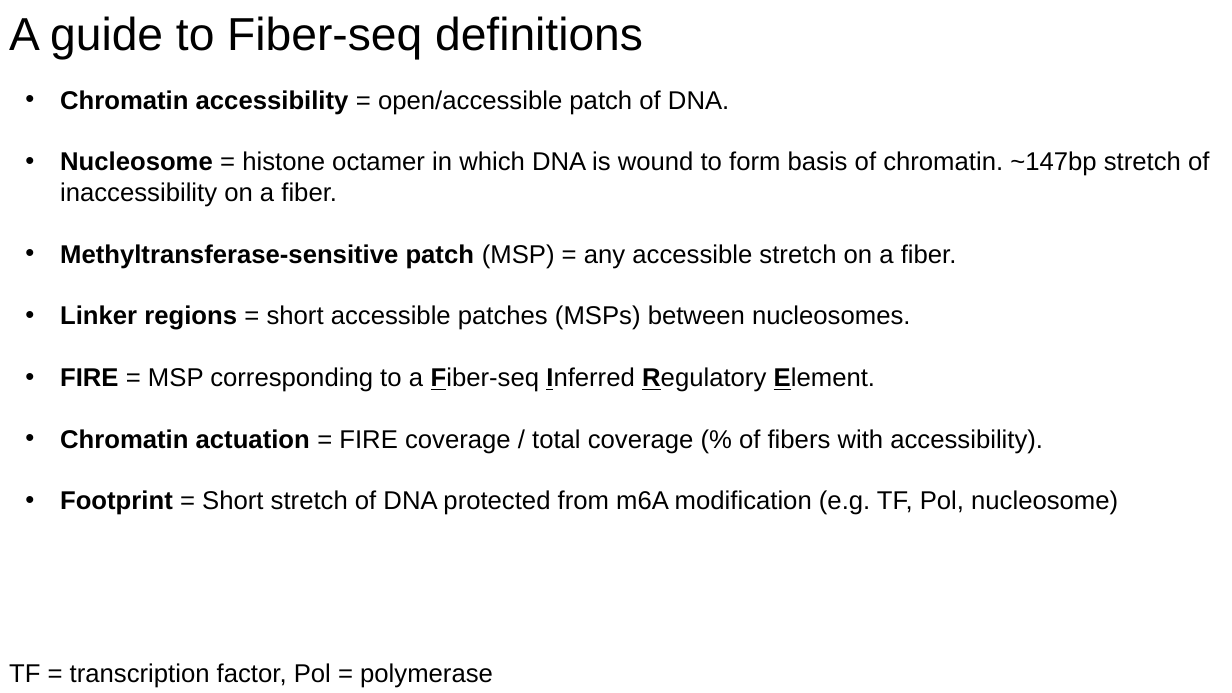
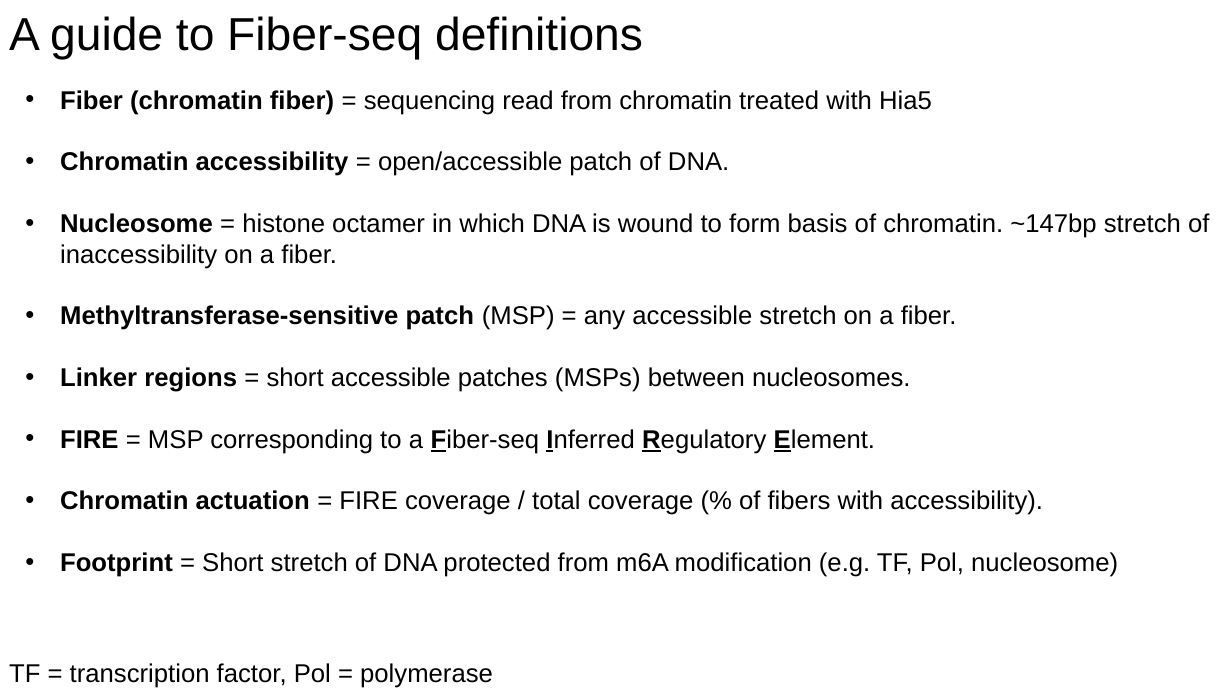
Before and after one commit to christylaflamme/fiber-seq-workshop, a slide deck: slide 12 of slides/LaFlamme_fiber-seq_CSHL_workshop_slide_deck.pptx (slide 14 before the commit). Drawn at 1232x693 pixels with LibreOffice and Linux fonts; fonts in the diff are those of the drawing. Boxes give left, top, right and bottom in pixels: in the first picture for what was removed or moved away, otherwise in the second. Text is boxed around its words. In the diff, an @@ line names an element or a change of style, - is before the commit and + after.

```diff
--- a/slides/LaFlamme_fiber-seq_CSHL_workshop_slide_deck.pptx
+++ b/slides/LaFlamme_fiber-seq_CSHL_workshop_slide_deck.pptx
@@ text at [60, 90, 932, 115]: paragraph added @@
+• Fiber (chromatin fiber) = sequencing read from chromatin treated with Hia5
```
Also in this commit, not shown: 1 other slide changed, 2 slides removed, 1 other file.
